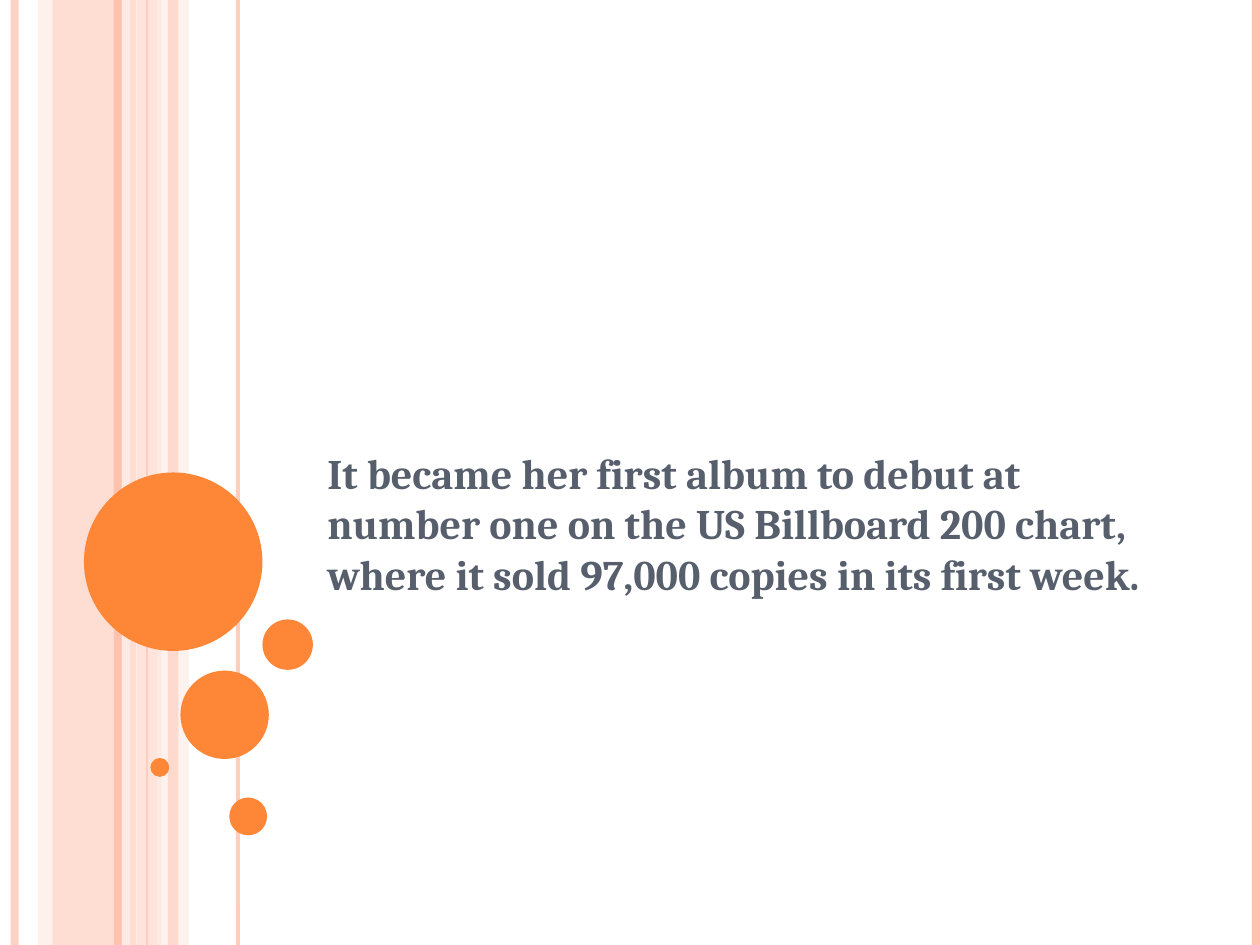
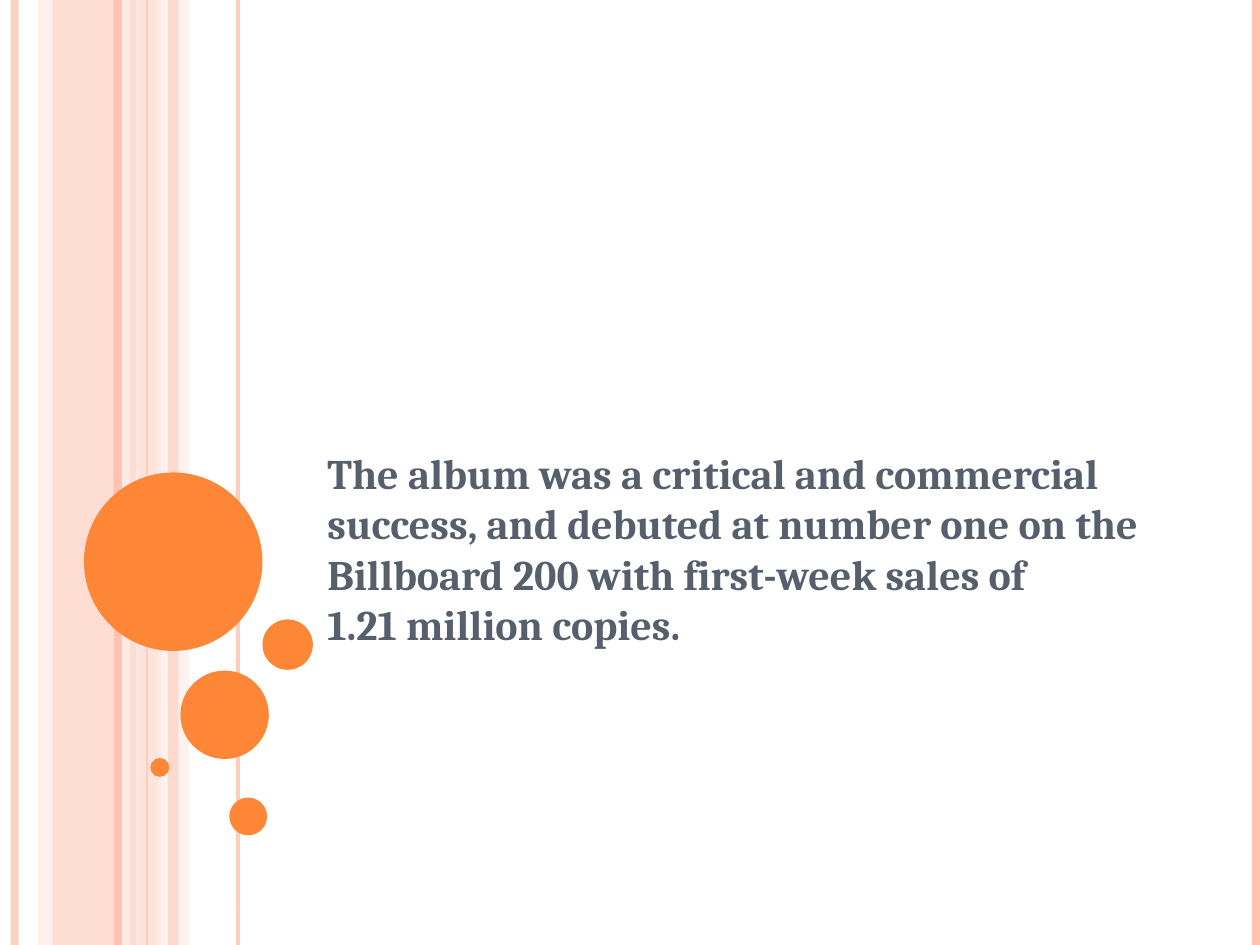
Before and after one commit to surabhi5/instant-ppt, a slide deck: slide 103 of output.pptx (slide 43 before the commit). Drawn at 1260x945 pixels with LibreOffice and Linux fonts; fonts in the diff are those of the drawing. Boxes give left, top, right and bottom in pixels: in the first picture for what was removed or moved away, otherwise in the second. Text is boxed around its words. In the diff, an @@ line names an element or a change of style, - is before the commit and + after.

```diff
--- a/output.pptx
+++ b/output.pptx
@@ subtitle at (327, 460, 1138, 649): text changed @@
-It became her first album to debut at number one on the US Billboard 200 chart, where it sold 97,000 copies in its first week.
+The album was a critical and commercial success, and debuted at number one on the Billboard 200 with first-week sales of 1.21 million copies.
```
Also in this commit, not shown: 27 other slides changed, 85 slides added, 55 slides removed, 1 other file.
